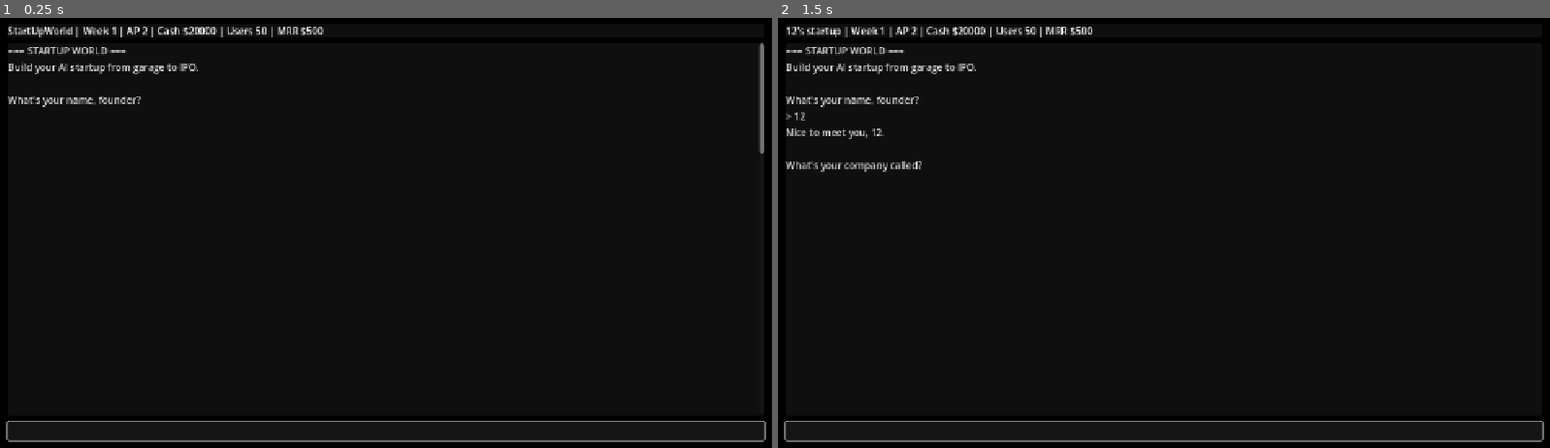
Above: before the commit, frames 1-2 (left to right).
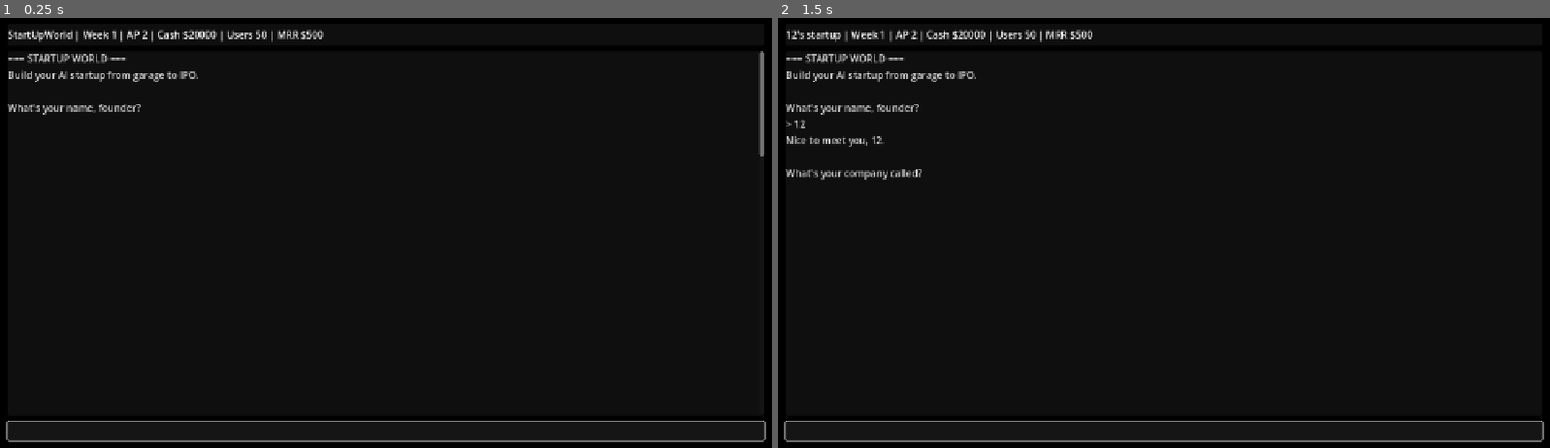
Above: after the commit, the same moments.

Repository: jmslerner/StartUpWorld
Game: Godot game, scene res://scenes/main.tscn
Same seed, same stepped clock (60 frames per second), same inputs: the game is played once before the commit and once after it.
Inputs (mouse positions are in pixels of both pictures, inside the frame that each line leads up to):
- Up to frame 1 (0.25 s): no input
- Up to frame 2 (1.5 s): click (1164, 430) at 0.52 s; type "12" at 0.6 s; tap Enter at 1.25 s

The runs differ from the first frame. In frame 1, 2.1% of the frame differs, in the area x 1-99%, y 2-33%; in frame 2, 2.7%, in the area x 1-41%, y 2-38%.
Error before the commit: Invalid assignment of property or key 'border_width_all' with value of type 'int' on a base object of type 'StyleBoxFlat'. (res://scripts/Terminal.gd:58)
Error after the commit: Invalid assignment of property or key 'border_width_all' with value of type 'int' on a base object of type 'StyleBoxFlat'. (res://scripts/Terminal.gd:59)

Commit message:
Keep status bar visible

Diff:
--- a/scenes/Terminal.tscn
+++ b/scenes/Terminal.tscn
@@ -24,6 +24,8 @@
 
 [node name="StatusPanel" type="PanelContainer" parent="Layout"]
 size_flags_horizontal = 3
+size_flags_vertical = 0
+custom_minimum_size = Vector2(0, 36)
 
 [node name="Status" type="Label" parent="Layout/StatusPanel"]
 text = ""
--- a/scripts/Terminal.gd
+++ b/scripts/Terminal.gd
@@ -17,6 +17,7 @@
 var user_color := Color(1.0, 1.0, 1.0)
 var _input_box_normal: StyleBoxFlat
 var _input_box_focus: StyleBoxFlat
+var _status_box: StyleBoxFlat
 
 func _ready() -> void:
 	input.text_submitted.connect(_on_submit)
@@ -52,6 +53,17 @@
 			input.grab_focus()
 
 func _apply_theme_overrides() -> void:
+	_status_box = StyleBoxFlat.new()
+	_status_box.bg_color = Color(0.18, 0.18, 0.18, 1)
+	_status_box.border_color = Color(0.35, 0.35, 0.35, 1)
+	_status_box.border_width_all = 1
+	_status_box.corner_radius_top_left = 6
+	_status_box.corner_radius_top_right = 6
+	_status_box.corner_radius_bottom_left = 6
+	_status_box.corner_radius_bottom_right = 6
+	status_panel.add_theme_stylebox_override("panel", _status_box)
+	status_label.add_theme_color_override("font_color", Color(0.95, 0.95, 0.95, 1))
+
 	var log_box := StyleBoxFlat.new()
 	log_box.bg_color = Color(0.12, 0.12, 0.12, 1)
 	log_box.border_color = Color(0.35, 0.35, 0.35, 1)
@@ -84,18 +96,21 @@
 	var status_font_size := 16
 	var input_font_size := 16
 	var line_spacing := 4
+	var status_height := 36.0
 	if width < 720.0:
 		margin = 12.0
 		log_font_size = 15
 		status_font_size = 14
 		input_font_size = 15
 		line_spacing = 3
+		status_height = 32.0
 	if width < 480.0:
 		margin = 10.0
 		log_font_size = 14
 		status_font_size = 13
 		input_font_size = 14
 		line_spacing = 2
+		status_height = 30.0
 
 	layout.offset_left = margin
 	layout.offset_top = margin
@@ -105,6 +120,7 @@
 	log.add_theme_constant_override("line_spacing", line_spacing)
 	status_label.add_theme_font_size_override("font_size", status_font_size)
 	input.add_theme_font_size_override("font_size", input_font_size)
+	status_panel.custom_minimum_size = Vector2(0, status_height)
 
 func _on_viewport_resized() -> void:
 	_apply_responsive_layout()
Not shown, changed: web/index.html
Not shown, changed: web/index.pck
